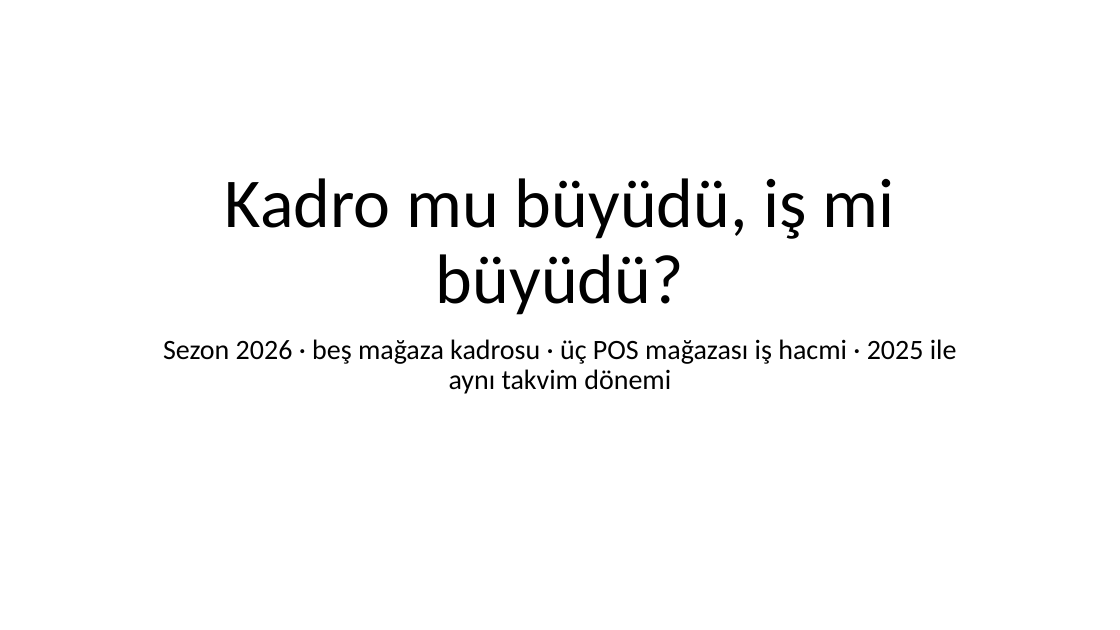
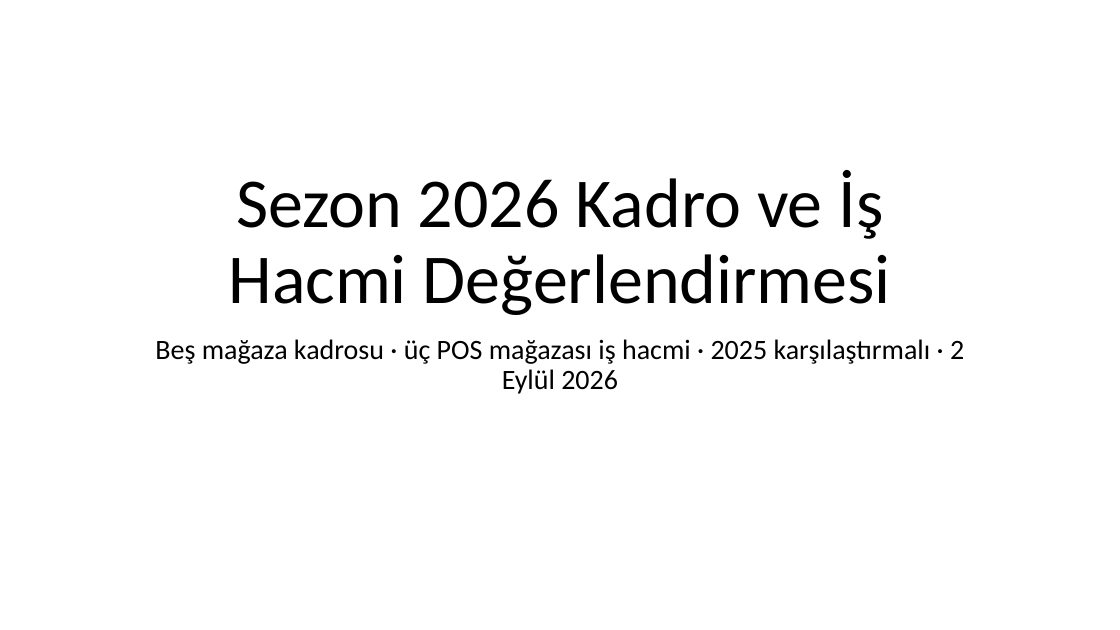
Before and after one commit to fikrierenn/pusula, a slide deck: slide 1 of briefings/sezon-kadro-20260902/sunum-kadro-sezon2026.pptx. Drawn at 1120x630 pixels with LibreOffice and Linux fonts; fonts in the diff are those of the drawing; background and template pictures are left out. Boxes give left, top, right and bottom in pixels: in the first picture for what was removed or moved away, otherwise in the second. Text is boxed around its words. In the diff, an @@ line names an element or a change of style, - is before the commit and + after.

```diff
--- a/briefings/sezon-kadro-20260902/sunum-kadro-sezon2026.pptx
+++ b/briefings/sezon-kadro-20260902/sunum-kadro-sezon2026.pptx
@@ title at (x1=228, y1=170, x2=891, y2=315): text changed @@
-Kadro mu büyüdü, iş mi büyüdü?
+Sezon 2026 Kadro ve İş Hacmi Değerlendirmesi
@@ subtitle at (x1=155, y1=339, x2=964, y2=394): text changed @@
-Sezon 2026 · beş mağaza kadrosu · üç POS mağazası iş hacmi · 2025 ile aynı takvim dönemi
+Beş mağaza kadrosu · üç POS mağazası iş hacmi · 2025 karşılaştırmalı · 2 Eylül 2026
```
Also in this commit, not shown: 14 other slides changed, 3 slides removed, 1 other file.
